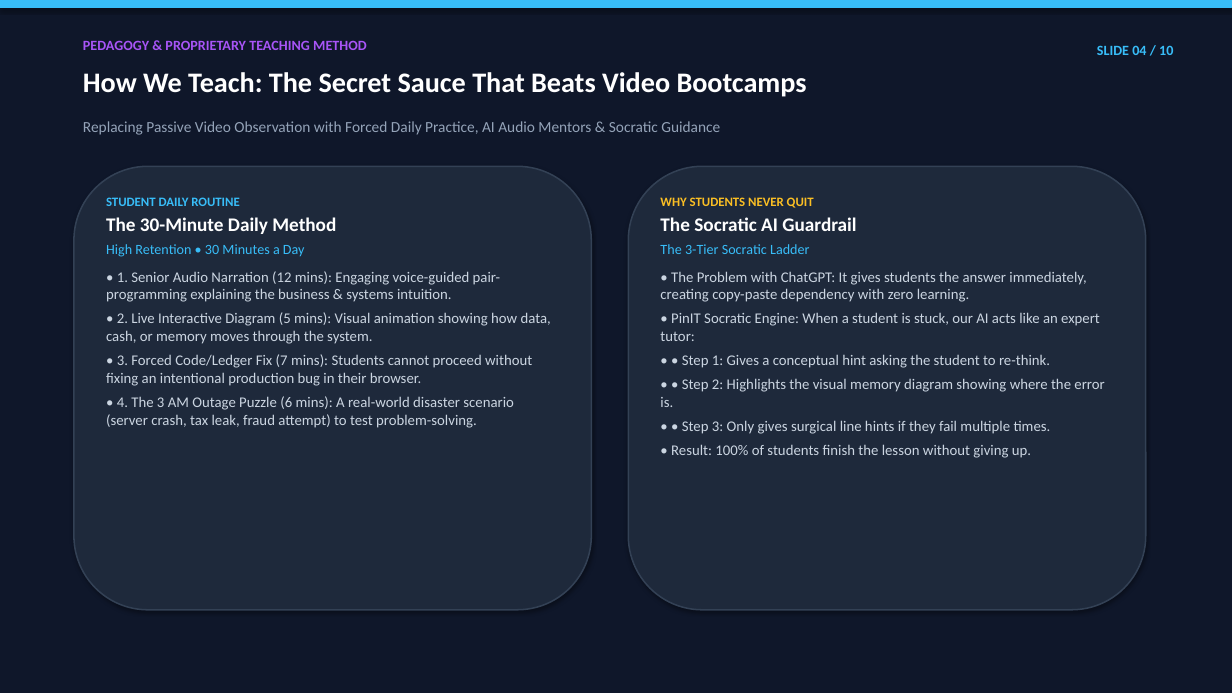
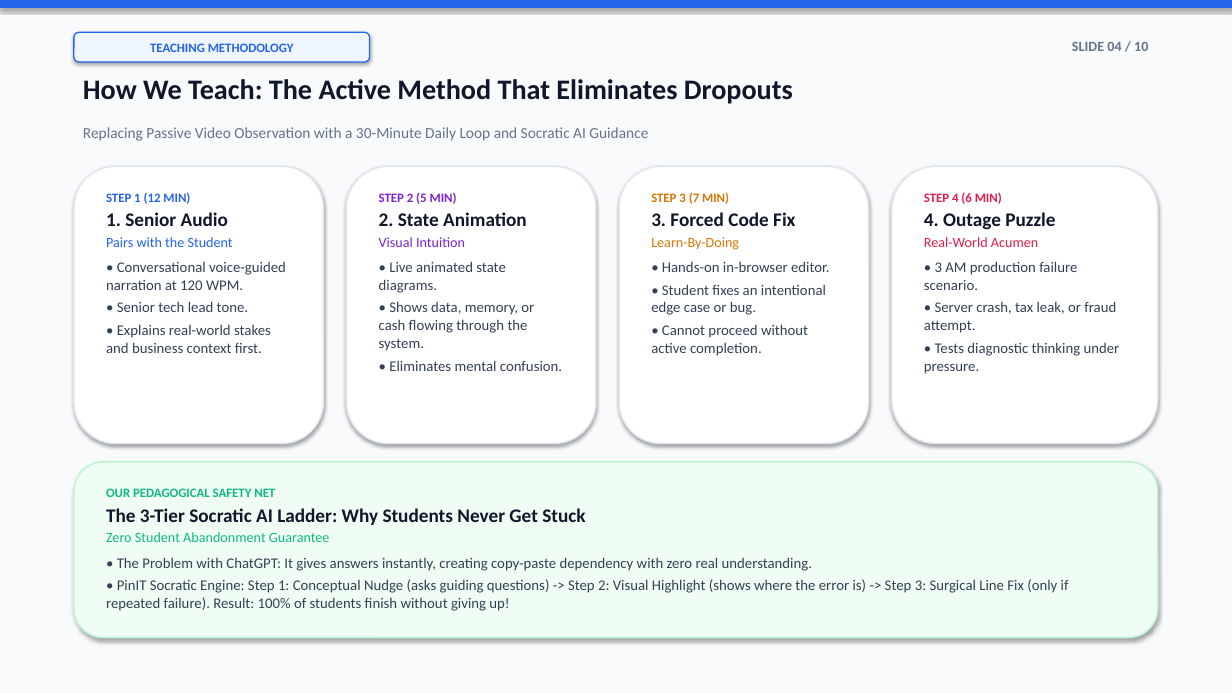
Before and after one commit to Vinay-N-Kashyap/Present-Career-os, a slide deck: slide 4 of docs/PINIT_CURRICULUM_AND_PRODUCT_10_SLIDE_PITCH_DECK.pptx. Drawn at 1232x693 pixels with LibreOffice and Linux fonts; fonts in the diff are those of the drawing. Boxes give left, top, right and bottom in pixels: in the first picture for what was removed or moved away, otherwise in the second. Text is boxed around its words. In the diff, an @@ line names an element or a change of style, - is before the commit and + after.

Commit message:
feat(presentation): redesign pitch deck with executive light theme, big KPI stats, and clean visual cards (TASK-688)

```diff
--- a/docs/PINIT_CURRICULUM_AND_PRODUCT_10_SLIDE_PITCH_DECK.pptx
+++ b/docs/PINIT_CURRICULUM_AND_PRODUCT_10_SLIDE_PITCH_DECK.pptx
@@ rectangle at (0,0,1232,693): fill #0F172A to #F8FAFC; outline #0F172A 0.75 pt to #F8FAFC 0.75 pt @@
@@ rectangle at (0,0,1232,7): fill #38BDF8 to #2563EB; outline #38BDF8 0.75 pt to #2563EB 0.75 pt @@
@@ rounded rectangle added at (74,32,370,62), fill #EFF6FF, outline #2563EB 1 pt, 10 pt, text #2563EB, bold @@
+TEACHING METHODOLOGY
@@ text removed at (83,40,367,50) @@
-PEDAGOGY & PROPRIETARY TEACHING METHOD
@@ text "SLIDE 04 / 10": place and size @@
-text "SLIDE 04 / 10" at (1097,45,1173,55)
+text "SLIDE 04 / 10" at (1072,42,1148,51)
@@ text "SLIDE 04 / 10" at (1072,42,1148,51): text colour #38BDF8 to #64748B @@
@@ text at (83,79,793,104): text changed; text colour #FFFFFF to #0F172A @@
-How We Teach: The Secret Sauce That Beats Video Bootcamps
+How We Teach: The Active Method That Eliminates Dropouts
@@ text at (83,127,648,141): text changed; text colour #94A3B8 to #64748B @@
-Replacing Passive Video Observation with Forced Daily Practice, AI Audio Mentors & Socratic Guidance
+Replacing Passive Video Observation with a 30-Minute Daily Loop and Socratic AI Guidance
@@ rounded rectangle: place and size @@
-rounded rectangle at (74,166,592,610)
+rounded rectangle at (74,166,323,444)
@@ rounded rectangle at (74,166,323,444): fill #1E293B to #FFFFFF; outline #334155 1.2 pt to #E2E8F0 1.2 pt @@
@@ rounded rectangle at (347,166,596,444): fill #1E293B to #FFFFFF; outline #334155 1.2 pt to #E2E8F0 1.2 pt @@
@@ rounded rectangle: place and size @@
-rounded rectangle at (628,166,1146,610)
+rounded rectangle at (347,166,596,444)
@@ rounded rectangle added at (619,166,869,444), fill #FFFFFF, outline #E2E8F0 1.2 pt @@
@@ rounded rectangle added at (892,166,1158,444), fill #FFFFFF, outline #E2E8F0 1.2 pt @@
@@ text at (106,192,286,353): text changed; text colour #CBD5E1 to #334155 @@
-STUDENT DAILY ROUTINE
-The 30-Minute Daily Method
-High Retention • 30 Minutes a Day
-• 1. Senior Audio Narration (12 mins): Engaging voice-guided pair-programming explaining the business & systems intuition.
-• 2. Live Interactive Diagram (5 mins): Visual animation showing how data, cash, or memory moves through the system.
-• 3. Forced Code/Ledger Fix (7 mins): Students cannot proceed without fixing an intentional production bug in their browser.
-• 4. The 3 AM Outage Puzzle (6 mins): A real-world disaster scenario (server crash, tax leak, fraud attempt) to test problem-solving.
+STEP 1 (12 MIN)
+1. Senior Audio
+Pairs with the Student
+• Conversational voice-guided narration at 120 WPM.
+• Senior tech lead tone.
+• Explains real-world stakes and business context first.
@@ text added at (379,192,562,371), 11.5 pt, text #334155 @@
+STEP 2 (5 MIN)
+2. State Animation
+Visual Intuition
+• Live animated state diagrams.
+• Shows data, memory, or cash flowing through the system.
+• Eliminates mental confusion.
@@ text added at (651,192,829,356), 11.5 pt, text #334155 @@
+STEP 3 (7 MIN)
+3. Forced Code Fix
+Learn-By-Doing
+• Hands-on in-browser editor.
+• Student fixes an intentional edge case or bug.
+• Cannot proceed without active completion.
@@ text added at (924,192,1120,374), 11.5 pt, text #334155 @@
+STEP 4 (6 MIN)
+4. Outage Puzzle
+Real-World Acumen
+• 3 AM production failure scenario.
+• Server crash, tax leak, or fraud attempt.
+• Tests diagnostic thinking under pressure.
@@ rounded rectangle added at (74,462,1158,638), fill #F0FDF4, outline #BBF7D0 1.2 pt @@
@@ text at (106,488,1069,611): text changed; text colour #CBD5E1 to #334155 @@
-WHY STUDENTS NEVER QUIT
-The Socratic AI Guardrail
-The 3-Tier Socratic Ladder
-• The Problem with ChatGPT: It gives students the answer immediately, creating copy-paste dependency with zero learning.
-• PinIT Socratic Engine: When a student is stuck, our AI acts like an expert tutor:
-• • Step 1: Gives a conceptual hint asking the student to re-think.
-• • Step 2: Highlights the visual memory diagram showing where the error is.
-• • Step 3: Only gives surgical line hints if they fail multiple times.
-• Result: 100% of students finish the lesson without giving up.
+OUR PEDAGOGICAL SAFETY NET
+The 3-Tier Socratic AI Ladder: Why Students Never Get Stuck
+Zero Student Abandonment Guarantee
+• The Problem with ChatGPT: It gives answers instantly, creating copy-paste dependency with zero real understanding.
+• PinIT Socratic Engine: Step 1: Conceptual Nudge (asks guiding questions) -> Step 2: Visual Highlight (shows where the error is) -> Step 3: Surgical Line Fix (only if repeated failure). Result: 100% of students finish without giving up!
```
Also in this commit, not shown: 9 other slides changed, 1 other file.
